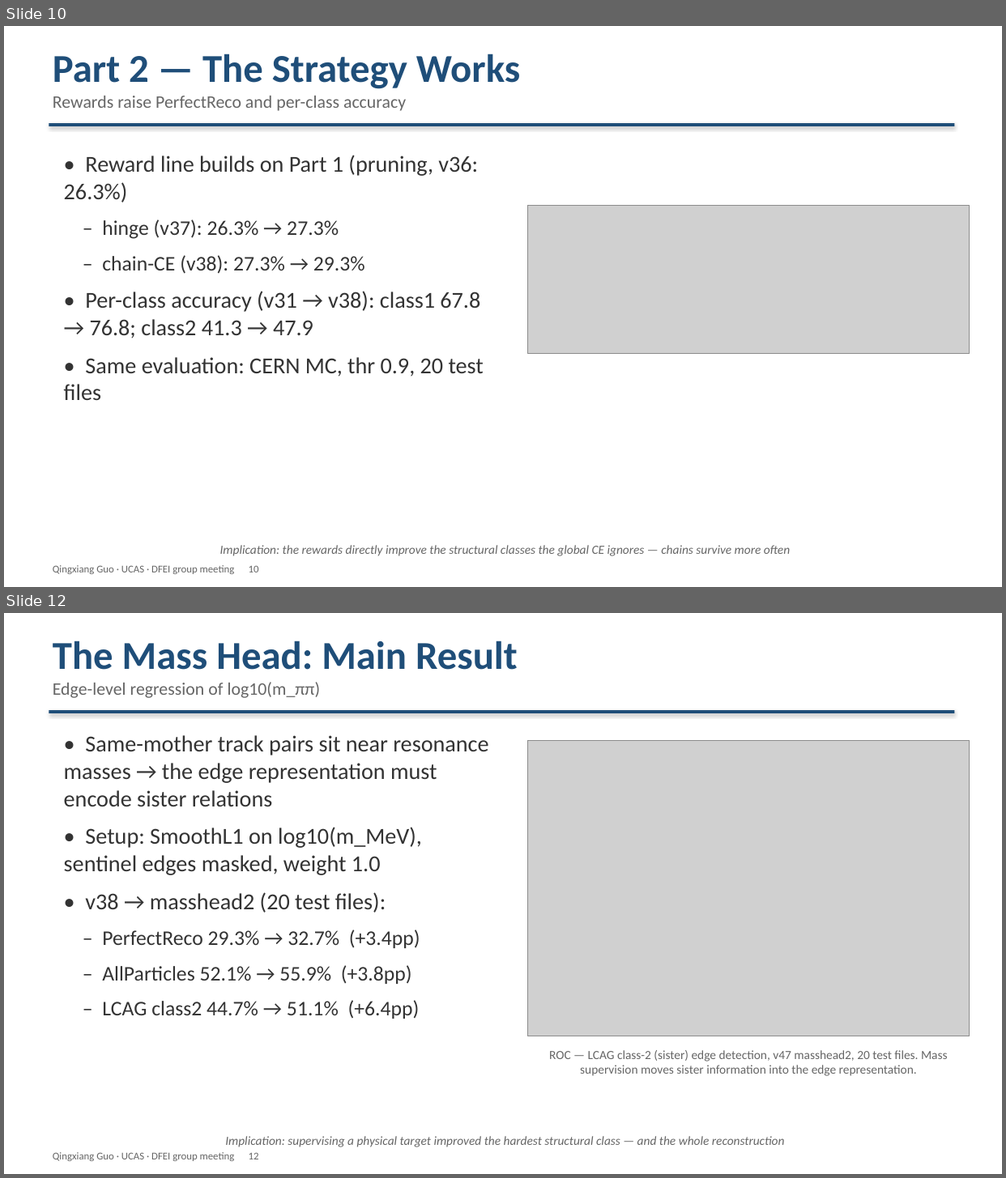
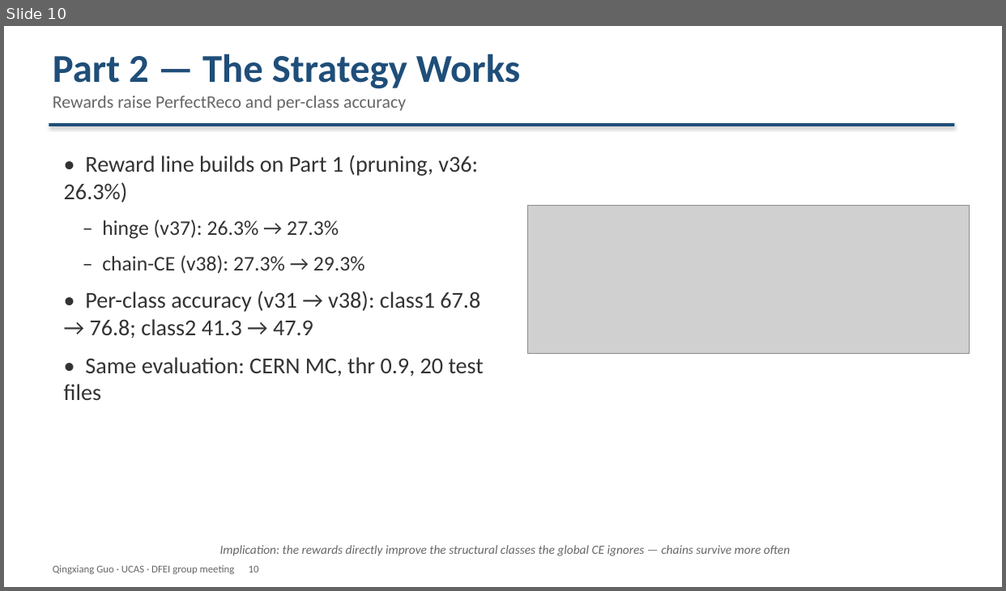
Before and after one commit to Aniedrew/dfei_ift, a slide deck: meeting_figs/DFEI_progress_20260902_EN.pptx. Shown one above the other, each under a label of ours: slides 10 and 12 before the commit, slide 10 after it; the slides between them are not shown. The pictures are 1006x1178 and 1006x591 pixels, drawn with LibreOffice and Linux fonts; fonts in the diff are those of the drawing; grey boxes stand for pictures. Boxes give left, top, right and bottom in pixels: in the first picture for what was removed or moved away, otherwise in the second. Text is boxed around its words. In the diff, an @@ line names an element or a change of style, - is before the commit and + after.

Commit message:
docs: rebuild Part 3 — probes, native head zoo, depth & RC calculation
- S11: linear probes first — new probe_method figure shows HOW a probe is
  calculated (frozen backbone -> linear layer -> R2); evidence physics is
  lost (mass 0.003, mom ~0) then recovered (mass 0.93)
- S12: head zoo as native PowerPoint shapes (editable), new physics heads
  (source/mass/struct/mom) marked green vs original blue; dropped the PNG
- S13/S14: one page each for the struct-head targets — depth (BFS layers)
  and Rumor Centrality (subtree sizes, log R = -sum log tau, argmax root)
- Removed the unexplained ROC plot and its slide; parts renumbered (17 pages)

```diff
--- a/meeting_figs/DFEI_progress_20260902_EN.pptx
+++ b/meeting_figs/DFEI_progress_20260902_EN.pptx
@@ slide 12 removed at (4, 613, 1002, 1174), background #FFFFFF @@
@@ text removed at (53, 641, 518, 698) @@
-The Mass Head: Main Result
-Edge-level regression of log10(m_ππ)
@@ rectangle removed at (49, 710, 955, 713) @@
@@ text removed at (64, 735, 488, 1019) @@
-• Same-mother track pairs sit near resonance masses → the edge representation must encode sister relations
-• Setup: SmoothL1 on log10(m_MeV), sentinel edges masked, weight 1.0
-• v38 → masshead2 (20 test files):
-– PerfectReco 29.3% → 32.7% (+3.4pp)
-– AllParticles 52.1% → 55.9% (+3.8pp)
-– LCAG class2 44.7% → 51.1% (+6.4pp)
@@ picture removed at (528, 740, 970, 1037) @@
@@ text removed at (549, 1050, 948, 1076) @@
-ROC — LCAG class-2 (sister) edge detection, v47 masshead2, 20 test files. Mass supervision moves sister information into the edge representation.
@@ text removed at (225, 1136, 785, 1148) @@
-Implication: supervising a physical target improved the hardest structural class — and the whole reconstruction
@@ text removed at (53, 1152, 259, 1161) @@
-Qingxiang Guo · UCAS · DFEI group meeting 12
```
Also in this commit, not shown: 3 slides changed, 2 slides added, 1 other slide removed, 7 other files.
